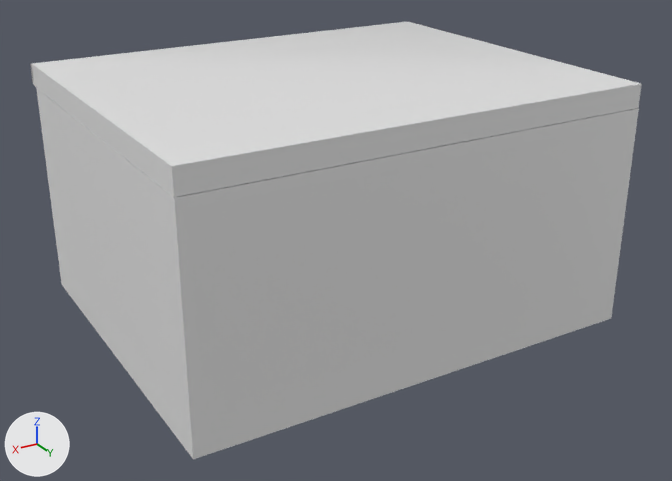
Renders of the FBX model GameJam - Project/Assets/Models/Fbx/Theke_Var2.fbx from each side of a commit.
Rendered twice from a 50 mm camera at (2.43, 4.22, 2.45) aimed at (-0.01, 0.16, 0.42). The lights are fixed; the arrows at lower left show +X, +Y and +Z. Where no turn or scale is listed for an object, it has been applied to the vertices. Vertices at the same position are counted once.
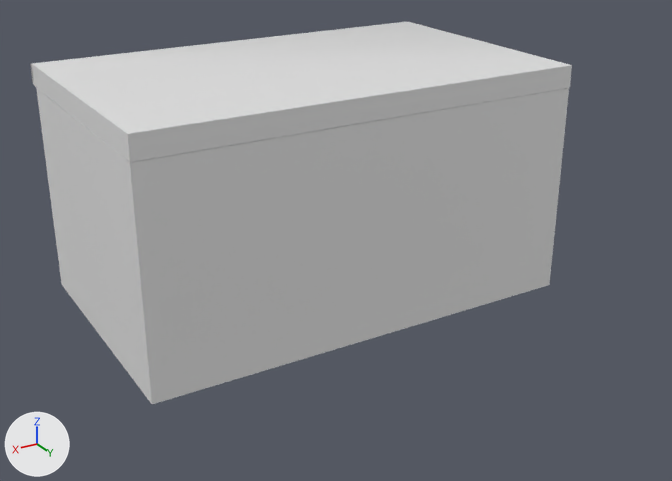
The newer file is also turned or shifted as a whole; pictures and numbers use the older file's frame.

Changed parts and their boxes [x1, y1, x2, y2] in the pictures (672 x 481 px; the box of a moved part takes in the faces that stretch with it):
'Cube.016', reshaped (11% narrower, 13% shorter)
    before: [30, 22, 642, 459]
    after: [30, 22, 572, 404]
part 1 of me_cube_017, moved or reshaped
    before: [125, 63, 642, 459]
    after: [125, 63, 572, 404]

The change, as a diff of the scene's bpy script:
```diff
--- a/GameJam - Project/Assets/Models/Fbx/Theke_Var2.fbx.py
+++ b/GameJam - Project/Assets/Models/Fbx/Theke_Var2.fbx.py
@@ me_cube_017 @@
 me_cube_017.from_pydata(...)  # 660 vertices, 634 faces; spans x -1.25..1.25, y -1.01..1.06, z 0.0..1.33
 # used by ob_cube_016; location = (0.0, 0.0, 0.0)
+# me_cube_017 part 1: all 32 vertices in x -1.25..1.25, y 0.88..1.06, z 0.0..1.33 are moved by (0.0, -0.49, 0.0)
 me_cube_017.materials.append(mat_material_001)
```
